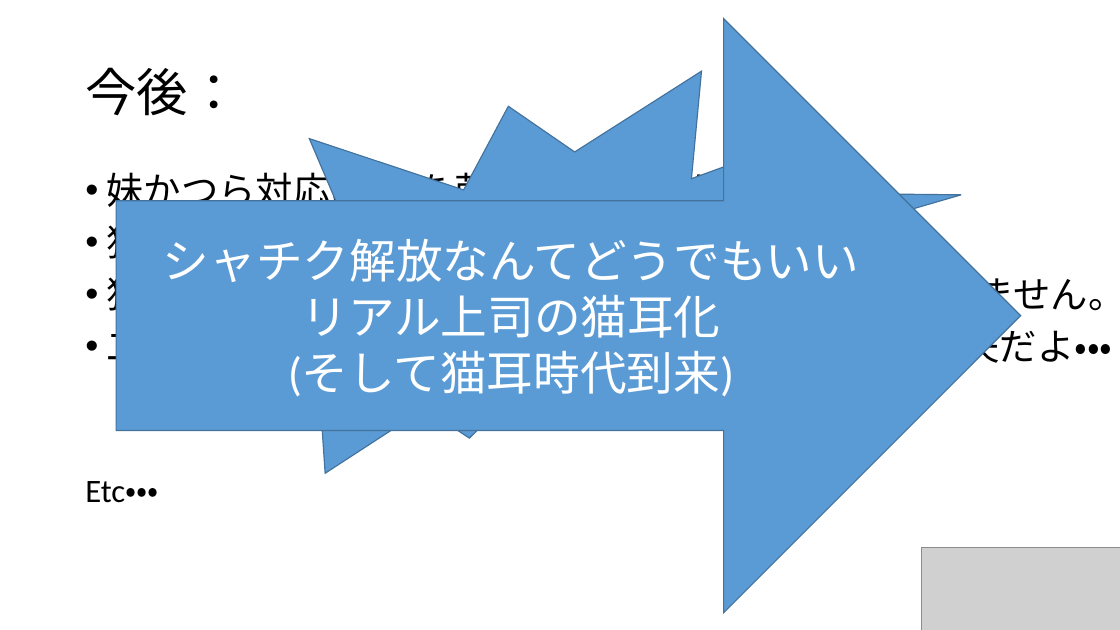
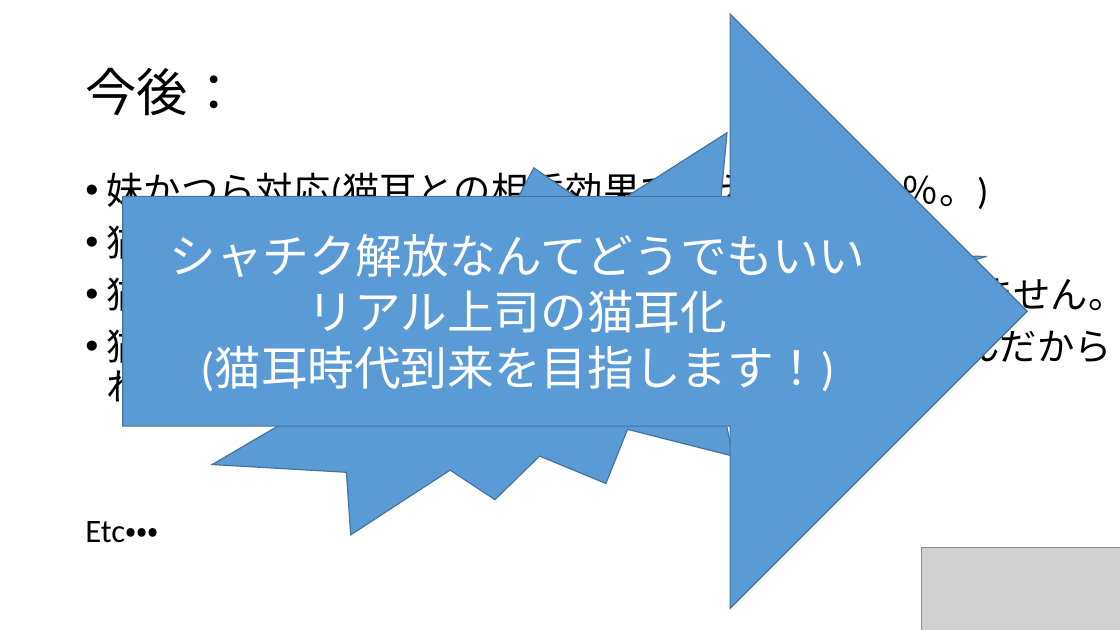
Before and after one commit to knishi0315/syachikua, a slide deck: slide 8 of presn/presen.pptx. Drawn at 1120x630 pixels with LibreOffice and Linux fonts; fonts in the diff are those of the drawing; grey boxes stand for pictures. Boxes give left, top, right and bottom in pixels: in the first picture for what was removed or moved away, otherwise in the second. Text is boxed around its words. In the diff, an @@ line names an element or a change of style, - is before the commit and + after.

```diff
--- a/presn/presen.pptx
+++ b/presn/presen.pptx
@@ right arrow "シャチク解放なんてどうでもいい": place and size @@
-right arrow "シャチク解放なんてどうでもいい" at [116,18,1021,613]
+right arrow "シャチク解放なんてどうでもいい" at [123,14,1028,608]
@@ irregular seal "最終目標": place and size @@
-irregular seal "最終目標" at [138,71,961,474]
+irregular seal "最終目標" at [163,133,986,535]
@@ text at [106,166,988,214]: text changed @@
-• 妹かつら対応(上司を萌えの対象とする。)
+• 妹かつら対応(猫耳との相乗効果で萌え度２００％。)
@@ text at [106,270,1120,370]: text changed @@
-• 猫耳から広がる馬の耳対応へ。(上司の言葉は聞こえません。)
-• 二階から上司を落としても大丈夫かも？たぶん大丈夫だよ・・・
+• 猫耳から馬の耳対応へ。(上司の言葉はもはや聞こえません。)
+• 猫耳があれば、２階くらいなら落としても大丈夫なんだからね
@@ text in right arrow at [200,346,834,391]: text changed @@
-(そして猫耳時代到来)
+(猫耳時代到来を目指します！)
```
Also in this commit, not shown: 2 other slides changed, 1 other file.
